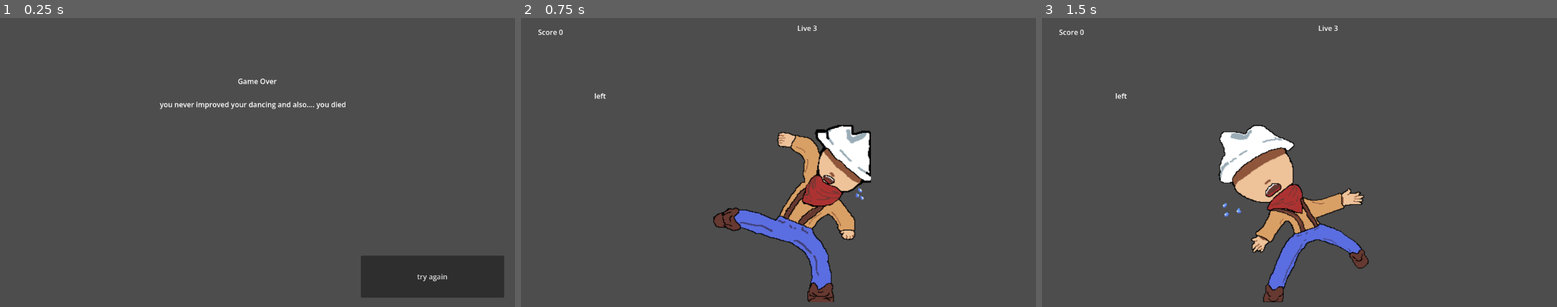
Above: before the commit, frames 1-3 (left to right).
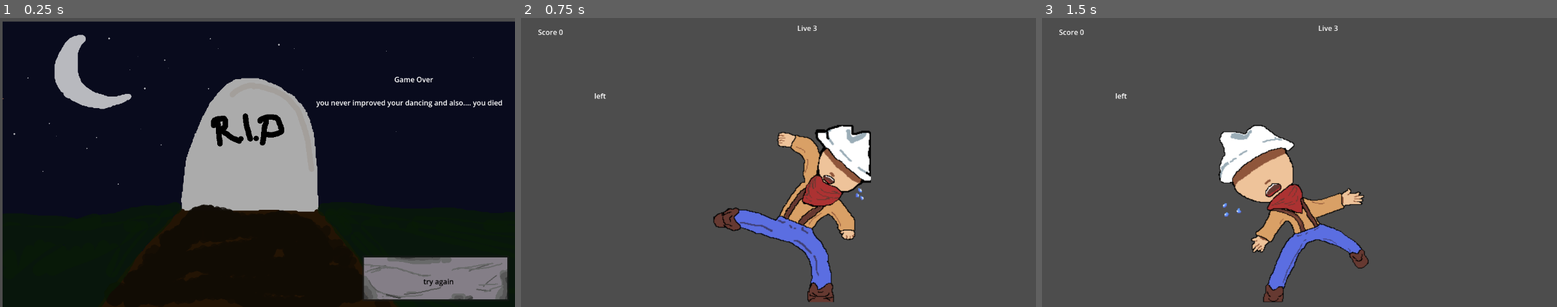
Above: after the commit, the same moments.

Repository: pakized/dancing-in-the-wild-west
Game: Godot game, scene res://Scenes/GameOver.tscn
Two runs of this game, one before a commit and one after it. Both use one fixed random seed, a clock stepped at 60 frames per second and the inputs below. This scene is started directly instead of the project's main scene.
Inputs:
- Up to frame 1 (0.25 s): no input
- Up to frame 2 (0.75 s): click "try again" at 0.5 s
- Up to frame 3 (1.5 s): tap Enter at 1.25 s; hold A (moveRight) from 1.28 s (still down)

The runs differ from the first frame. In frame 1, 98% of the frame differs, in the area x 0-100%, y 1-100%; in frame 2, nothing differs; in frame 3, nothing differs.

Commit message:
mod gameover to make it look cooler

Diff:
--- a/Scenes/GameOver.tscn
+++ b/Scenes/GameOver.tscn
@@ -1,13 +1,24 @@
 [gd_scene format=3 uid="uid://ndd48ochw1b5"]
 
 [ext_resource type="Script" uid="uid://cjj3gg0ldca2b" path="res://Scripts/UI/tryAgain.gd" id="1_m5628"]
+[ext_resource type="Texture2D" uid="uid://b0ajiec6d5vew" path="res://Assets/UI/TryAainButton.png" id="1_uib17"]
 [ext_resource type="AudioStream" uid="uid://daot3ataau3le" path="res://Assets/Audio/artifystudio-looping-sad-ambient-12-206123.mp3" id="2_k52d1"]
+[ext_resource type="Texture2D" uid="uid://8btb2rxt5e8" path="res://Assets/UI/GameOver-sheet.png" id="3_ktc4i"]
+
+[sub_resource type="StyleBoxFlat" id="StyleBoxFlat_uib17"]
+bg_color = Color(0.6, 0.6, 0.6, 0)
+corner_radius_top_left = 46
+corner_radius_top_right = 50
+corner_radius_bottom_right = 50
+corner_radius_bottom_left = 50
 
 [node name="Node2D" type="Node2D" unique_id=1335983511]
 
 [node name="Label" type="Label" parent="." unique_id=921403129]
-offset_right = 1155.0
-offset_bottom = 650.0
+offset_left = 350.0
+offset_top = -4.0
+offset_right = 1129.0
+offset_bottom = 201.0
 text = "
 
 
@@ -18,15 +29,31 @@
                                                                                       you never improved your dancing and also.... you died "
 
 [node name="Button2" type="Button" parent="." unique_id=197220426]
-offset_left = 807.0
+offset_left = 810.0
 offset_top = 533.0
-offset_right = 1128.0
-offset_bottom = 627.0
+offset_right = 1139.0
+offset_bottom = 635.0
+theme_override_icons/icon = ExtResource("1_uib17")
+theme_override_styles/normal_mirrored = SubResource("StyleBoxFlat_uib17")
+script = ExtResource("1_m5628")
+
+[node name="Label" type="Label" parent="Button2" unique_id=1358037832]
+layout_mode = 0
+offset_left = 137.0
+offset_top = 46.0
+offset_right = 177.0
+offset_bottom = 69.0
+theme_override_colors/font_color = Color(0, 0, 0, 1)
+theme_override_colors/font_outline_color = Color(0, 0, 0, 1)
 text = "try again"
-script = ExtResource("1_m5628")
 
 [node name="AudioStreamPlayer2D" type="AudioStreamPlayer2D" parent="." unique_id=1364583052]
 stream = ExtResource("2_k52d1")
 autoplay = true
 
+[node name="Sprite2D" type="Sprite2D" parent="." unique_id=1584536497]
+z_index = -1
+position = Vector2(582, 332)
+texture = ExtResource("3_ktc4i")
+
 [connection signal="pressed" from="Button2" to="Button2" method="_on_pressed"]
Binary file added: Assets/UI/GameOver-sheet.png
Not shown, added: Assets/UI/GameOver-sheet.png.import
Binary file added: Assets/UI/GameOver.png
Not shown, added: Assets/UI/GameOver.png.import
Binary file added: Assets/UI/Stone.aseprite
Binary file added: Assets/UI/TryAainButton.png
Not shown, added: Assets/UI/TryAainButton.png.import
